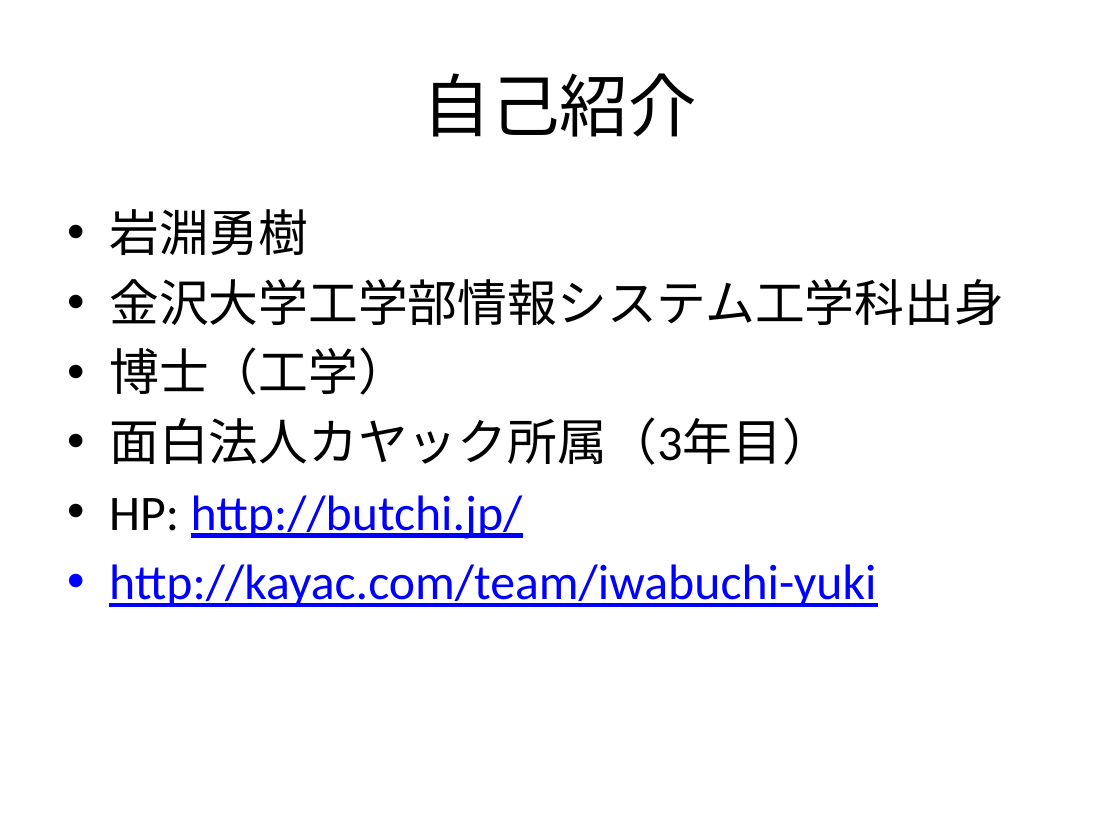
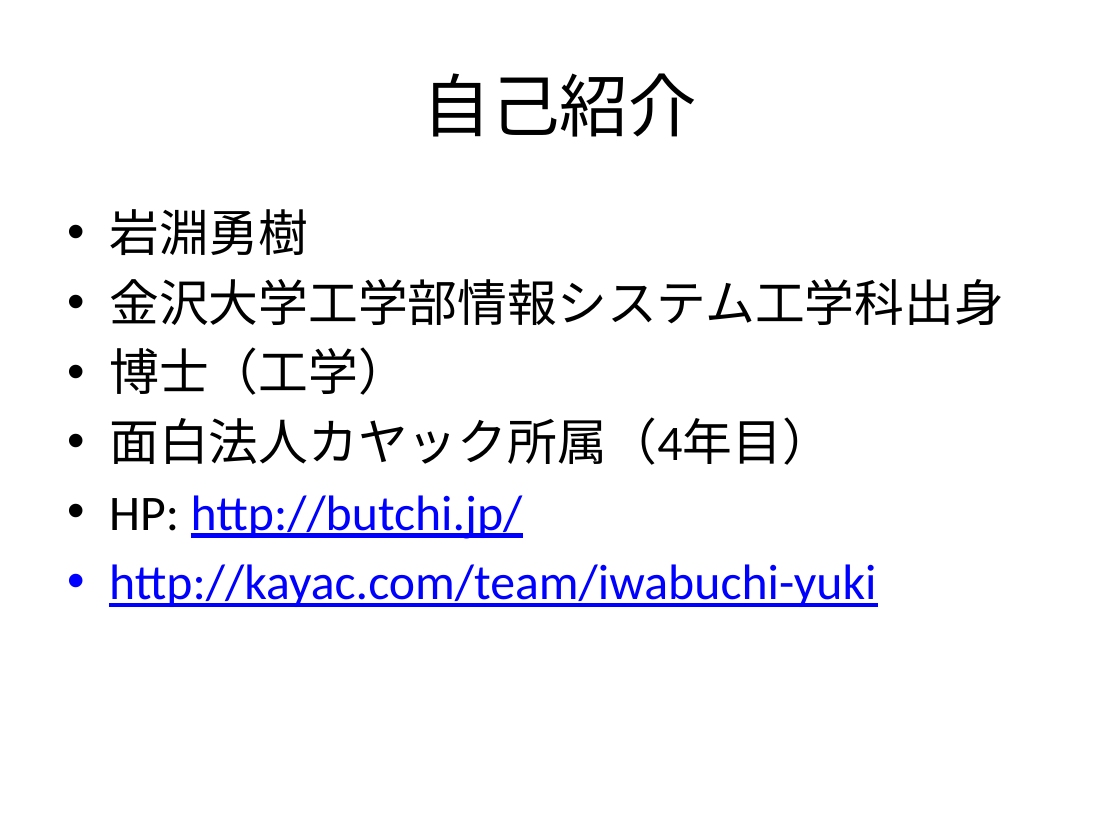
Before and after one commit to butchi/myself, a slide deck: slide 3 of presentation/self_introduction_20141027.pptx. Drawn at 1120x840 pixels with LibreOffice and Linux fonts; fonts in the diff are those of the drawing. Boxes give left, top, right and bottom in pixels: in the first picture for what was removed or moved away, otherwise in the second. Text is boxed around its words. In the diff, an @@ line names an element or a change of style, - is before the commit and + after.

Commit message:
update year

```diff
--- a/presentation/self_introduction_20141027.pptx
+++ b/presentation/self_introduction_20141027.pptx
@@ text at bbox=[109, 417, 832, 465]: text changed @@
-• 面白法人カヤック所属（3年目）
+• 面白法人カヤック所属（4年目）
```
